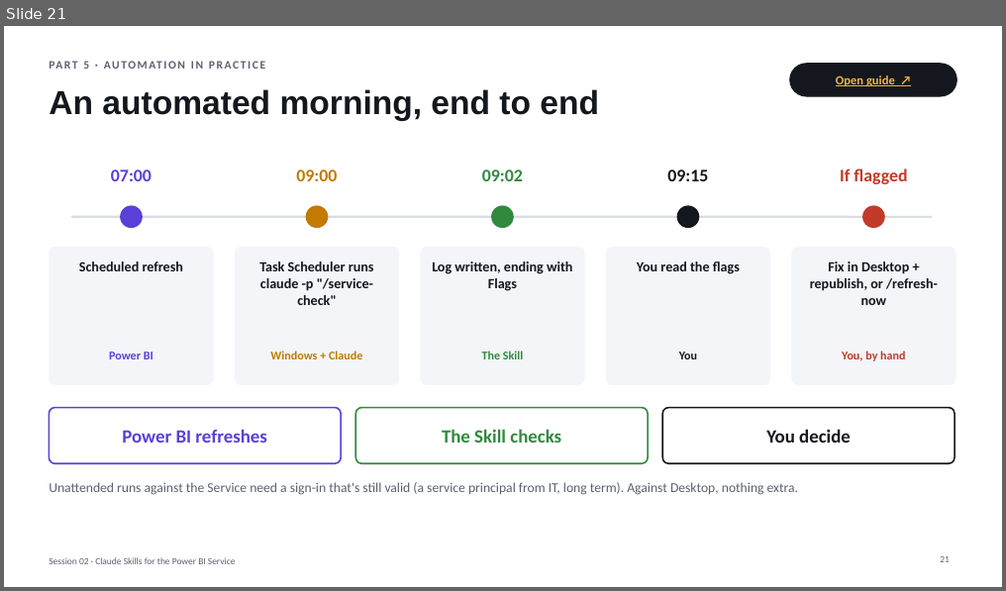
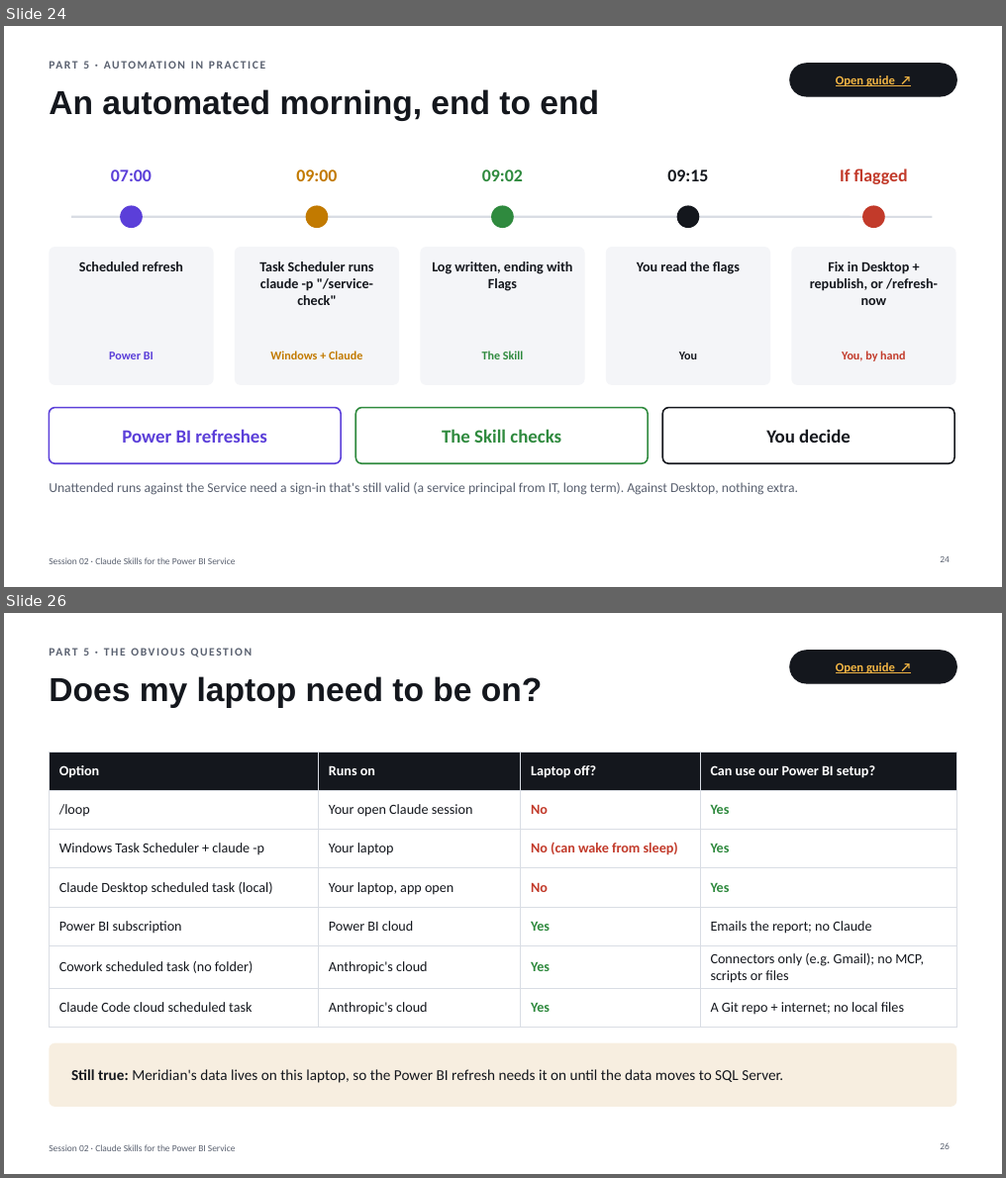
Before and after one commit to kumar98rishav-oss/Claude-AI-Power-BI, a slide deck: session-02/Session02_PowerBI_Service_Paginated_Skills.pptx. Shown one above the other, each under a label of ours: slide 21 before the commit, slides 24 and 26 after it; the slides between them are not shown. The pictures are 1006x591 and 1006x1178 pixels, drawn with LibreOffice and Linux fonts; fonts in the diff are those of the drawing. Boxes give left, top, right and bottom in pixels: in the first picture for what was removed or moved away, otherwise in the second. Text is boxed around its words. In the diff, an @@ line names an element or a change of style, - is before the commit and + after.

```diff
--- a/session-02/Session02_PowerBI_Service_Paginated_Skills.pptx
+++ b/session-02/Session02_PowerBI_Service_Paginated_Skills.pptx
@@ slide 26 added at [4,613,1002,1174], background #FFFFFF; not listed: 1 template element that a slide beside it also shows @@
@@ text added at [83,648,89,656], 11 pt, text #5A6170, bold @@
+PART 5 · THE OBVIOUS QUESTION
@@ rounded rectangle added at [790,651,957,683], fill #14171D, outline #14171D 1 pt @@
@@ text added at [836,663,895,673], 12 pt, text #F2B544, bold, underline @@
+Open guide ↗
@@ title added at [49,676,542,708], 32 pt, text #14171D, bold @@
+Does my laptop need to be on?
@@ table added at [49,752,957,1019], 7 rows, 4 columns @@
+Option | Runs on | Laptop off? | Can use our Power BI setup?
+/loop | Your open Claude session | No | Yes
+Windows Task Scheduler + claude -p | Your laptop | No (can wake from sleep) | Yes
+Claude Desktop scheduled task (local) | Your laptop, app open | No | Yes
+Power BI subscription | Power BI cloud | Yes | Emails the report; no Claude
+Cowork scheduled task (no folder) | Anthropic's cloud | Yes | Connectors only (e.g. Gmail); no MCP, scripts or files
+Claude Code cloud scheduled task | Anthropic's cloud | Yes | A Git repo + internet; no local files
@@ rounded rectangle added at [49,1044,957,1107], fill #C27A00 at 12% opacity @@
@@ text added at [71,1069,783,1083], 14.5 pt, text #14171D @@
+Still true: Meridian's data lives on this laptop, so the Power BI refresh needs it on until the data moves to SQL Server.
@@ page number added at [940,1143,949,1150], 9 pt, text #5A6170 @@
+26
@@ what was slide 21 is now slide 24 @@
```
Also in this commit, not shown: 3 slides changed, 4 other slides added, 2 other files.
